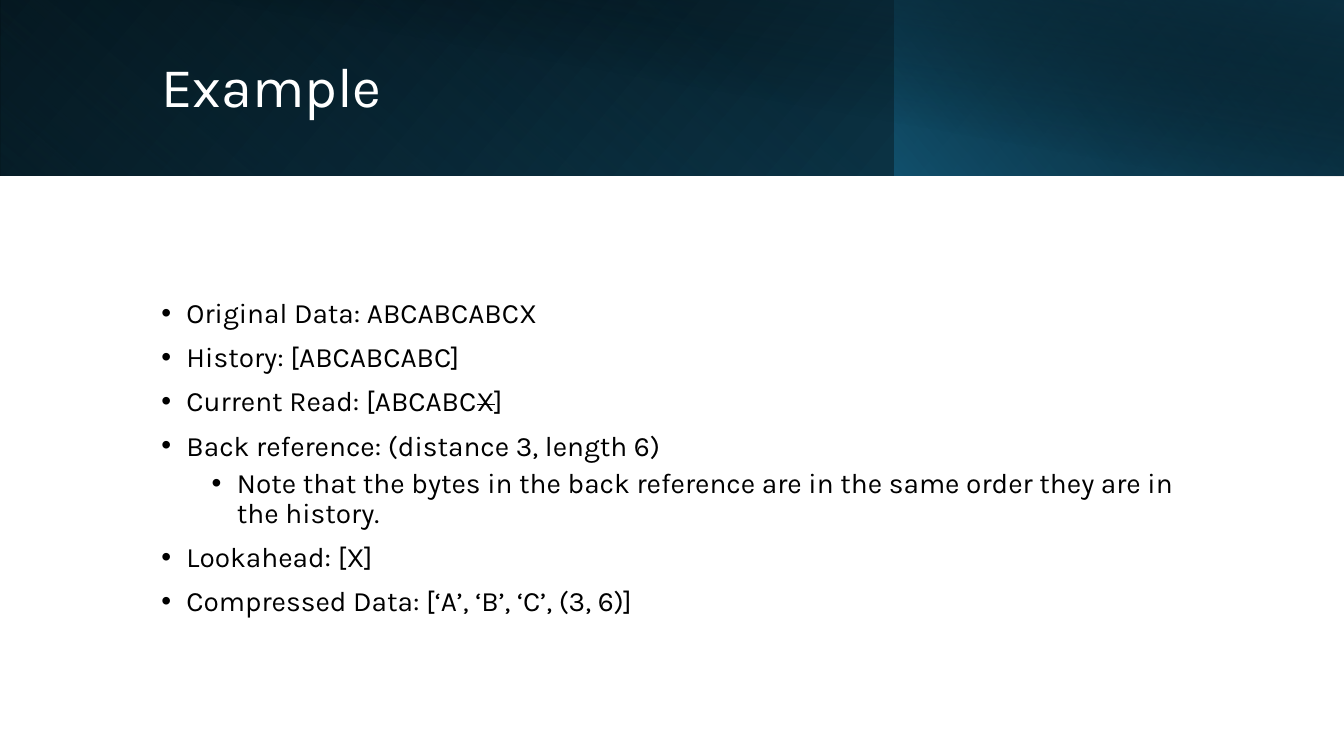
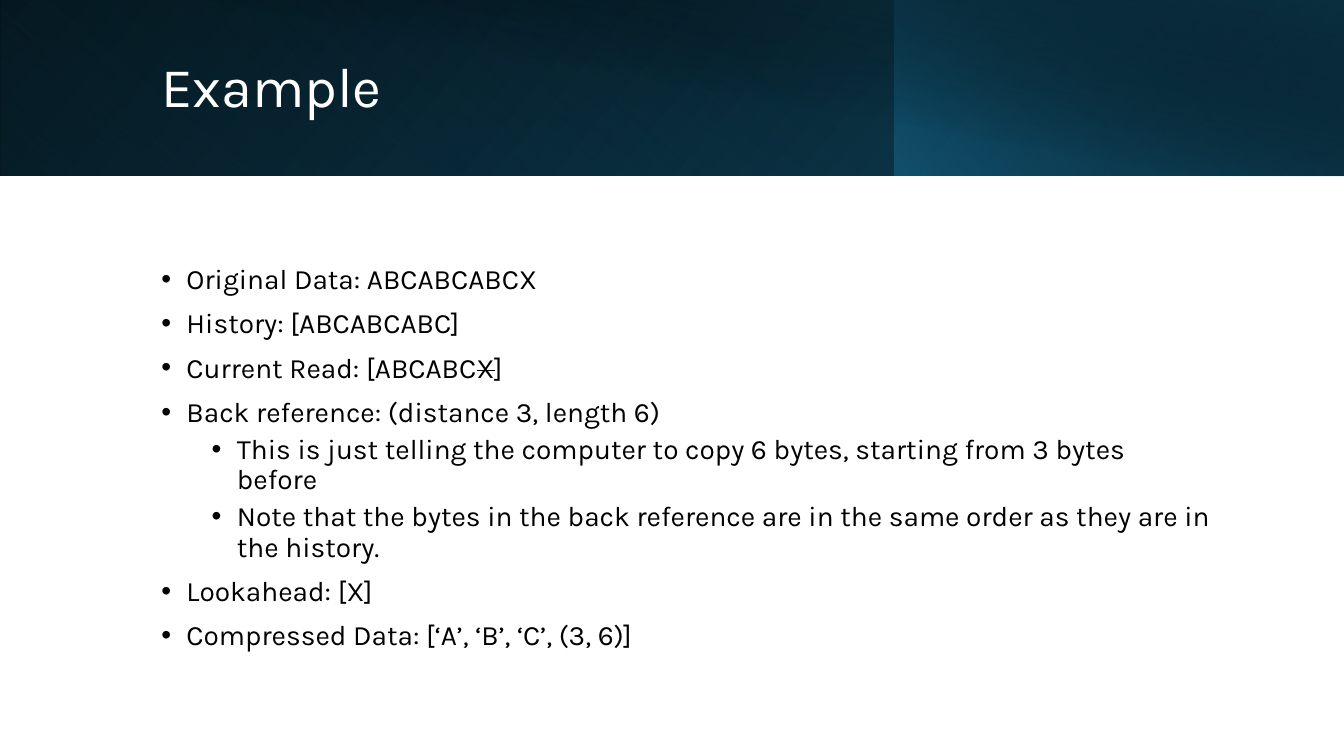
Before and after one commit to weng25j/checkoff3_comp211, a slide deck: slide 11 of LZ77.pptx. Drawn at 1344x756 pixels with LibreOffice and Linux fonts; fonts in the diff are those of the drawing. Boxes give left, top, right and bottom in pixels: in the first picture for what was removed or moved away, otherwise in the second. Text is boxed around its words. In the diff, an @@ line names an element or a change of style, - is before the commit and + after.

```diff
--- a/LZ77.pptx
+++ b/LZ77.pptx
@@ text at (237,439,1209,564): text changed @@
-  • Note that the bytes in the back reference are in the same order they are in the history.
+  • This is just telling the computer to copy 6 bytes, starting from 3 bytes before
+  • Note that the bytes in the back reference are in the same order as they are in the history.
```
Also in this commit, not shown: 12 other slides changed, 1 slide added.
